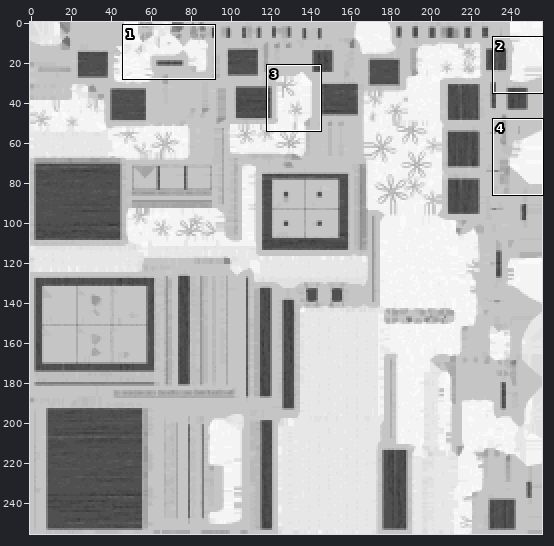
File history of a sprite sheet, models/furniture/mansion_furniture/mansion_bed_rough.png. The picture above shows the old version from afar; the outline marks the close-up.
Close-up. First the earlier version:
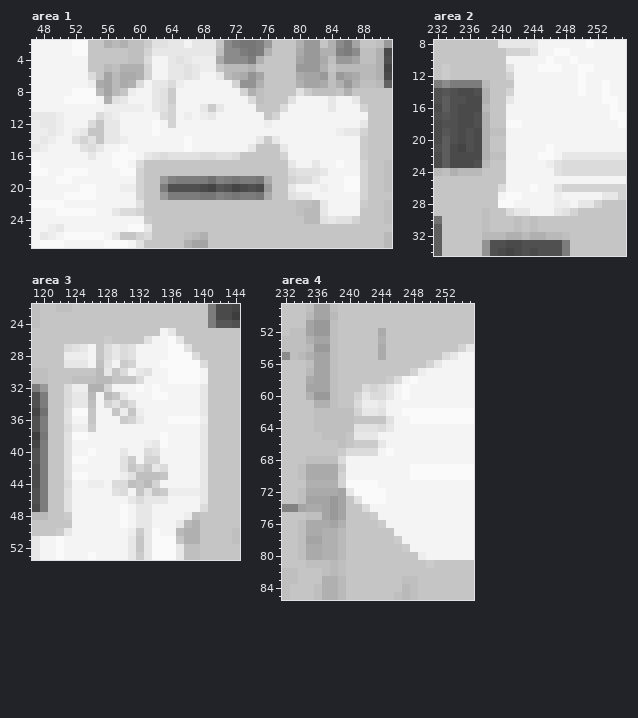
The file is 256x256 pixels. Colours within 5 levels of each other are drawn and written as one. Shown: area 1: x 47..91, y 2..27; area 2: x 232..255, y 8..34; area 3: x 119..144, y 22..53; area 4: x 232..255, y 49..85. The commit also changed other parts of the picture, which this record leaves out.
After:
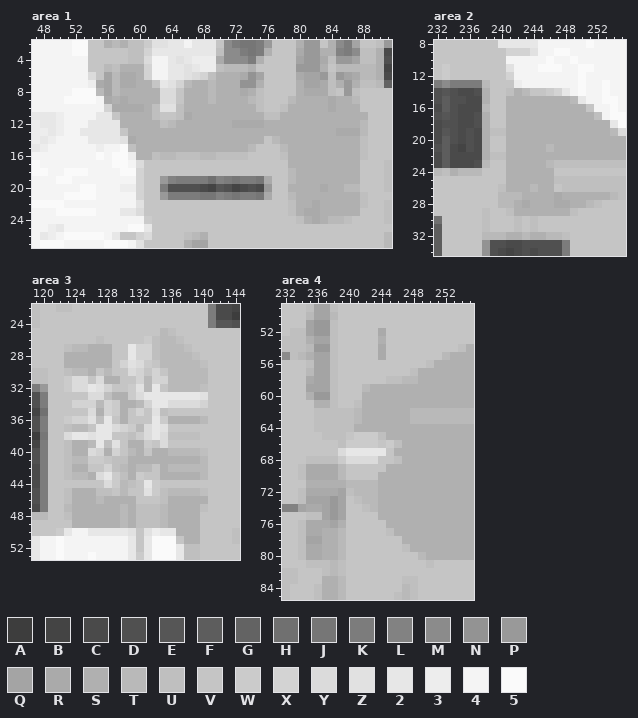
Palette (. is transparent): A #3d3d3d  B #444444  C #4a4a4a  D #505050  E #565656  F #5d5d5d  G #636363  H #707070  J #767676  K #7c7c7c  L #828282  M #8b8b8b  N #939393  P #999999  Q #a4a4a4  R #aaaaaa  S #b0b0b0  T #b9b9b9  U #bfbfbf  V #c5c5c5  W #cbcbcb  X #d3d3d3  Y #dbdbdb  Z #e1e1e1  2 #e7e7e7  3 #ededed  4 #f4f4f4  5 #fafafa
Changes in this commit:
Area 1:
y 5: x 70 V -> U
y 6: x 67..71 2442T -> YXUSS
y 7: x 59..62 SY42 -> RSSV; x 64..72 Y3444444X -> ZXTSSTSSS
y 8: x 58..73 V3442ZW44444444X -> SSSSSYYVSSSTSSSR; x 80..83 ZWUU -> SRRR; x 86..87 SV -> PU
y 9: x 56..74 SZ24442ZW444444444Y -> RSRSSSSYYVSSSTSSSST; x 79..87 Z44442442 -> TSSSSRSST
y 10: x 56..62 3333342 -> XRRRRSU; x 64..75 X4442W24444V -> ZUSSSSSSSSSU; x 78..88 Y444442444X -> USSSSSRSSSV
y 11: x 55 Y -> 2; x 57..88 344444YX43432444444VX44444444444 -> VSSSSUVVURSSSSSSSSSUUSSSSSSSSSSS
y 12: x 54..55 YV -> 22; x 58..88 444454X444444444443444444444442 -> SSSSSUTSSSSSSSRRRRSSSSSSSSSSSST
y 13: x 52 3 -> 4; x 54..55 VV -> 22; x 58..88 444454444444444444444444444322X -> VSSSSSSSSSSSSSSSSSSSSSSSSSSRRRT
y 14: x 52..55 ZXZV -> 4422; x 58..88 344444445444444442W24444444444W -> ZRSSSSSSSSSSSSSSSSVTSSSSSSSSSSU
y 15: x 53..55 ZY2 -> 443; x 59..74 4444444544444442 -> USSSSSSSSSSSSSST; x 78..88 2444444444W -> TSSSSSSSSSU
y 16: x 54..55 24 -> 45; x 59..73 542ZYZZZZYYZZYV -> 3SSUTTUUUTTUUUU; x 78..88 X444444444W -> USSSSSSSSSU
y 17: x 79..88 244244544X -> SSSSSSSSSV
y 18: x 79..88 YZZZ24444X -> TSSSSSSSSV
y 19: x 79..88 XYY244455X -> TSSSSSSSSV
y 20: x 79..88 244434455X -> SSSSRSSTTV
y 21: x 79..88 Z22444444X -> TSSSSSSSSU
y 22: x 79..88 VUUT24444W -> USSRSSSSSU
y 23: x 57..60 2YYX -> 422Y; x 79..87 VUTT24444 -> USRRSSSSS
y 24: x 80..87 VTTZ2ZZX -> USRSTTUV
Area 2:
y 13: x 242 4 -> 3
y 14: x 241..248 X4444444 -> USTVVWX2
y 15: x 241..250 2444444444 -> SSSSSSSST2
y 16: x 241..251 44444444444 -> SSSSSSSSSSV
y 17: x 241..252 444444444444 -> SSSSSSSSSSSU
y 18: x 241..254 55444444444444 -> SSSSSSSSSSSSS2
y 19: x 241..255 444444444444444 -> SSSSSSSSSSSSSTY
y 20: x 241..255 444444444444444 -> SSSSSSSSSSSSSSS
y 21: x 241..255 444445444444444 -> SSSSSTSSSSSSSSS
y 22: x 241..255 444455422222222 -> SSSSSSSSSSSSSSS
y 23: x 241..255 444443ZYYYYYYYY -> SSSSSTUUUUUUUUU
y 24: x 241..255 444444ZYYYYYYYY -> SSSSSSVVVVVVVVV
y 25: x 241..255 444444444444444 -> SSSSSSUUUUUUUUU
y 26: x 240..255 Y444544ZXXXXXXXX -> USSSTSSVUUUUUUUU
y 27: x 240..255 455444434444422X -> TTTSSSSRSSSSSSTU
y 28: x 240..252 554444433422X -> TTSRSSSRRSSTU
y 29: x 241..249 Y224442ZX -> USSSSSSSU
Area 3:
y 25: x 135..136 42 -> TU
y 26: x 127..128 VW -> UV; x 133..137 Z4452 -> WUTTU
y 27: x 123..138 YZ24VY2YZ444455Z -> UTTSSSVV2XXUTTTU
y 28: x 123..139 3334VY2YZ4444555Y -> SSSSSSVV2XXUTTTTU
y 29: x 123..140 2224UZ4WX44455555Y -> SSSSSSVXZYWVTTTTTU
y 30: x 123..128 VVVVT2 -> UTTSVT; x 130..140 Y42Z4455554 -> VYXVXVTTTTT
y 31: x 123..129 VUUUTTV -> WYYVYSS; x 132..140 Y44455554 -> XTXXTTTTT
y 32: x 123..127 Y33SS -> WYY2Z; x 129..140 444545444442 -> VVWZT2VTTTTU
y 33: x 123..140 Y22T4TV24445544442 -> VVVYYUSSWY2222222Z
y 34: x 123..127 Y22U4 -> VXXXT; x 129..140 ZWY444444442 -> WSSTX22YYYYX
y 35: x 123..130 Z55V44V3 -> VVVYSXWS; x 132..140 344444442 -> XVZUVVVVV
y 36: x 123..140 Z44V444WX244455553 -> WXXZU2VSVVV2WSSSST
y 37: x 123..140 Y33W44444444444442 -> UTTV22YXWTY2ZVVVVV
y 38: x 123..140 Z55444444444544442 -> Y22Z22VVUWY2YUUUUV
y 39: x 123..140 Z44444444432544442 -> USST2UZVSSWVYVVVVV
y 40: x 123..140 Z445444244YZ444442 -> USSYXSXVTSVSSTTTTU
y 41: x 123..140 Z554444ZW4XX444442 -> UTTWWVUUSSSSSSSSST
y 42: x 123..140 Z444444ZVXV2Y44442 -> USSVVXUTSTTVSTTTTT
y 43: x 123..140 Z5544443ZUUUV44442 -> UTTSY2WUSWVVSSSSST
y 44: x 123..130 Y44334YY -> VVVVVYWT; x 133..140 TX444442 -> 2WVVVVVV
y 45: x 123..131 Z44444ZY4 -> USSSUUVTV; x 134..140 VW33332 -> WUTTTTU
y 46: x 123..140 Z44444442Y22244442 -> USSSTSSSSVVVUSSSSS
y 47: x 123..140 Z4444445422444444Y -> TSSSSSSTSUUUTSSSSU
y 48: x 123..139 W444444542244443U -> USSSSSSTSUUUTSSSS
y 49: x 124..138 44444454224442T -> SSSSSSTSUUUTSSS
y 50: x 126..137 444443W2544T -> 22222ZVZ322S
Area 4:
y 54: x 254..255 X2 -> US
y 55: x 252..255 Y244 -> TSSS
y 56: x 250..255 X24444 -> USSSSS
y 57: x 248..255 X3444444 -> USSSSSSS
y 58: x 245..255 WY454444444 -> UUTTSSSSSSS
y 59: x 242..255 YXY24544444444 -> TSSSSSSSSSSSSS
y 60: x 241..255 X2YY24544444444 -> VSSSSSSSSSSSSSS
y 61: x 241..255 Y33244444444444 -> USSSSSSSSSSSSSS
y 62: x 241..255 X22Z44555555555 -> TSSSSSSTTTTTTTT
y 63: x 241..255 VVVVZ4455555555 -> TSSSSSSTTTTTTTT
y 64: x 241..255 ZZZY24444444444 -> SSSSSSSSSSSSSSS
y 65: x 241..255 222444444444444 -> WWWUSSSSSSSSSSS
y 66: x 240 V -> W; x 244..255 244444444444 -> VWUSSSSSSSSS
y 67: x 239..255 WYYYY454444444444 -> Y22222VSSSSSSSSSS
y 68: x 239..255 Y4444444444444444 -> WYYYYVVUSSSSSSSSS
y 69: x 239..255 W4444444455555555 -> TVVVVVSSSSSSSSSSS
y 70: x 239..255 X4444444455555555 -> TVVVVSSSSSSSSSSSS
y 71: x 239..255 X5555444444444444 -> STTTTSSSSSSSSSSSS
y 72: x 240..255 2555544444444444 -> UTTTSSSSSSSSSSSS
y 73: x 241..255 Z55544444444444 -> UTTSSSSSSSSSSSS
y 74: x 242..255 Y4444444444444 -> UTSSSSSSSSSSSS
y 75: x 243..255 W444444444444 -> VSSSSSSSSSSSS
y 76: x 244..255 W44444444444 -> VSSSSSSSSSSS
y 77: x 245..255 V4444444444 -> USSSSSSSSSS
y 78: x 246..255 W444444444 -> VSSSSSSSSS
y 79: x 247..255 W44444444 -> USSSSSSSS
y 80: x 249..255 3444444 -> TSSSSSS
y 81: x 250 W -> U
Where, in picture pixels (left, top, right, bottom), the same in both close-ups:
changed: (72, 64, 368, 224)
changed: (498, 80, 626, 216)
changed: (64, 328, 208, 536)
changed: (338, 344, 474, 568)
